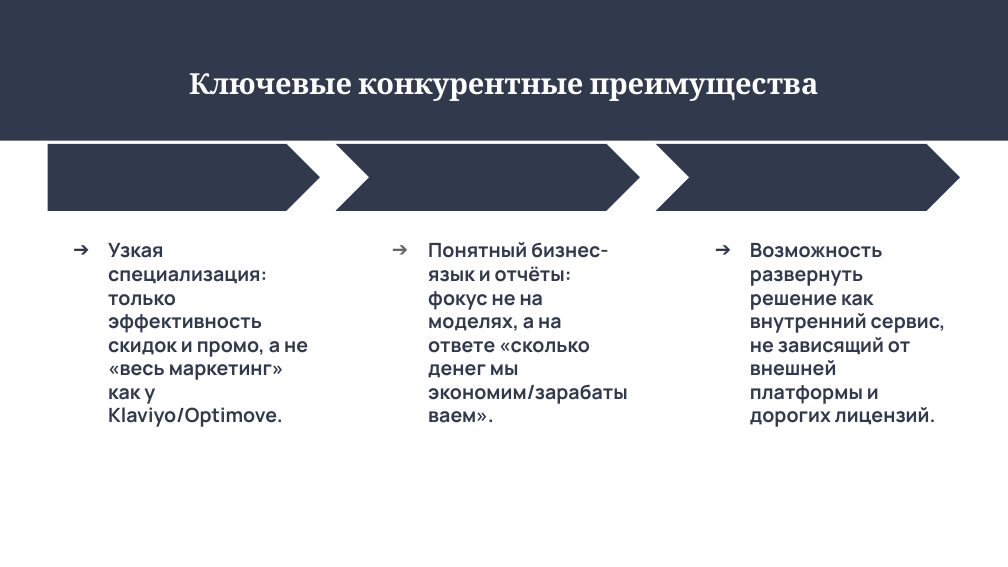
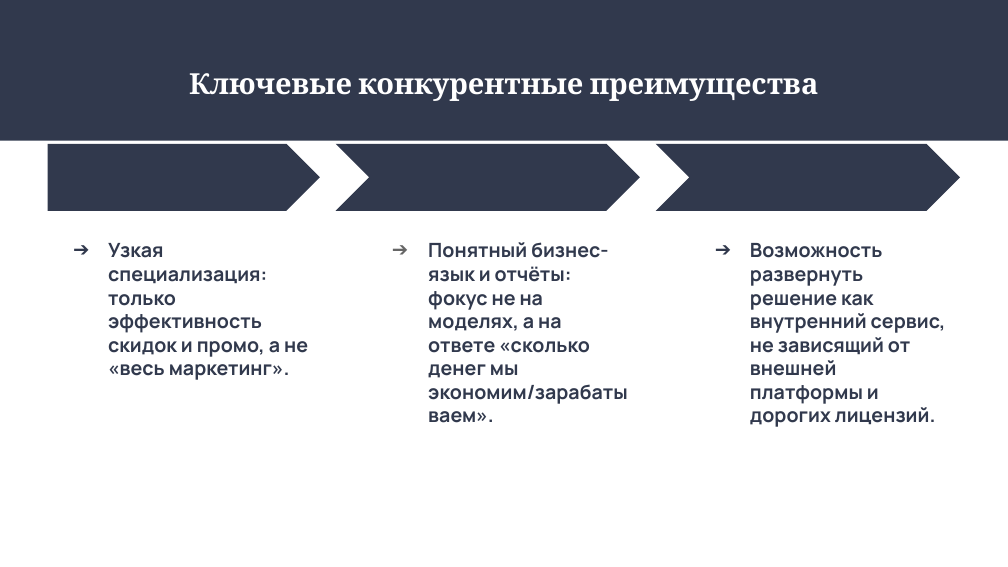
Before and after one commit to boiarchuk-a/Data-project, a slide deck: slide 3 of Product benchmarking/product benchmarking.pptx. Drawn at 1008x567 pixels with LibreOffice and Linux fonts; fonts in the diff are those of the drawing. Boxes give left, top, right and bottom in pixels: in the first picture for what was removed or moved away, otherwise in the second. Text is boxed around its words. In the diff, an @@ line names an element or a change of style, - is before the commit and + after.

```diff
--- a/Product benchmarking/product benchmarking.pptx
+++ b/Product benchmarking/product benchmarking.pptx
@@ text at [108,243,308,380]: text changed @@
-➔ Узкая специализация: только эффективность скидок и промо, а не «весь маркетинг» как у Klaviyo/Optimove.
+➔ Узкая специализация: только эффективность скидок и промо, а не «весь маркетинг».
```
Also in this commit, not shown: 1 other slide changed, 1 slide added, 1 slide removed, 2 other files.
